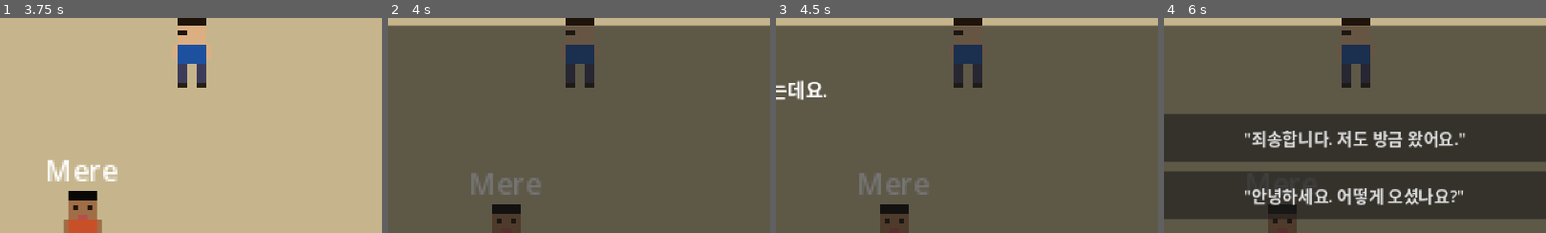
Above: before the commit, frames 1-4 (left to right).
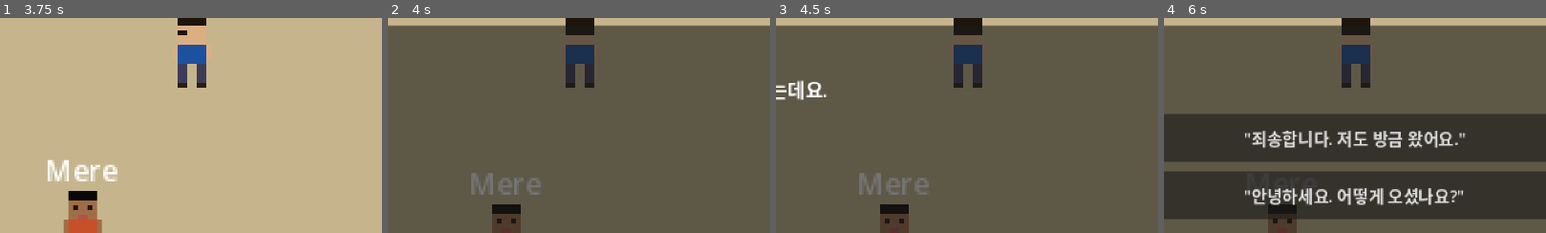
Above: after the commit, the same moments.

Repository: amnotyoung/idc-game
Game: Godot game, scene res://scenes/world/chapter1_office.tscn
Same seed, same stepped clock (60 frames per second), same inputs: the game is played once before the commit and once after it.
Inputs:
- Up to frame 1 (3.75 s): tap Enter (ui_accept) at 0.5, 0.77, 1.25, 1.52, 2, 3.02 s; hold Right (ui_right) 0.53-1.28 s; hold Down (ui_down) 1.28-2.03 s; hold Right (ui_right) 2.03-2.78 s; hold Up (ui_up) 2.78-3.53 s; hold Left (ui_left) from 3.53 s (still down)
- Up to frame 2 (4 s): keep holding Left (ui_left); tap Enter (ui_accept) at 3.77 s
- Up to frame 3 (4.5 s): keep holding Left (ui_left); tap Enter (ui_accept) at 4.25 s
- Up to frame 4 (6 s): tap Enter (ui_accept) at 4.52, 5, 5.75 s; release Left (ui_left) at 5.03 s; hold Down (ui_down) 5.03-5.78 s; hold Right (ui_right) from 5.78 s (still down)
The pictures show only the part of the screen within x 25-75%, y 43-93%; the shares and areas given below are measured in that part.

Frame 1 is identical in both runs. In frame 2, 0.3% of the frame differs, in the area x 46-54%, y 3-8%; in frame 3, 0.3%; in frame 4, 0.3%.

Commit message:
Player turns to face Mere when she arrives

Diff:
--- a/scripts/player/player.gd
+++ b/scripts/player/player.gd
@@ -33,6 +33,10 @@
 	velocity = direction * SPEED
 	move_and_slide()
 
+func face(dir_name: String) -> void:
+	var col: int = DIR_FRAME.get(dir_name, 0)
+	sprite.region_rect = Rect2(col * 16, 0, 16, 16)
+
 func _update_sprite() -> void:
 	var dir_name := "down"
 	if _facing.y < -0.5:    dir_name = "up"
--- a/scripts/world/chapter1_office.gd
+++ b/scripts/world/chapter1_office.gd
@@ -18,4 +18,6 @@
 	tween.tween_callback(_start_mere_dialogue)
 
 func _start_mere_dialogue() -> void:
+	# 플레이어가 Mere 쪽(위)을 바라봄
+	player.face("up")
 	DialogueManager.start("ch1_mere_entrance")
